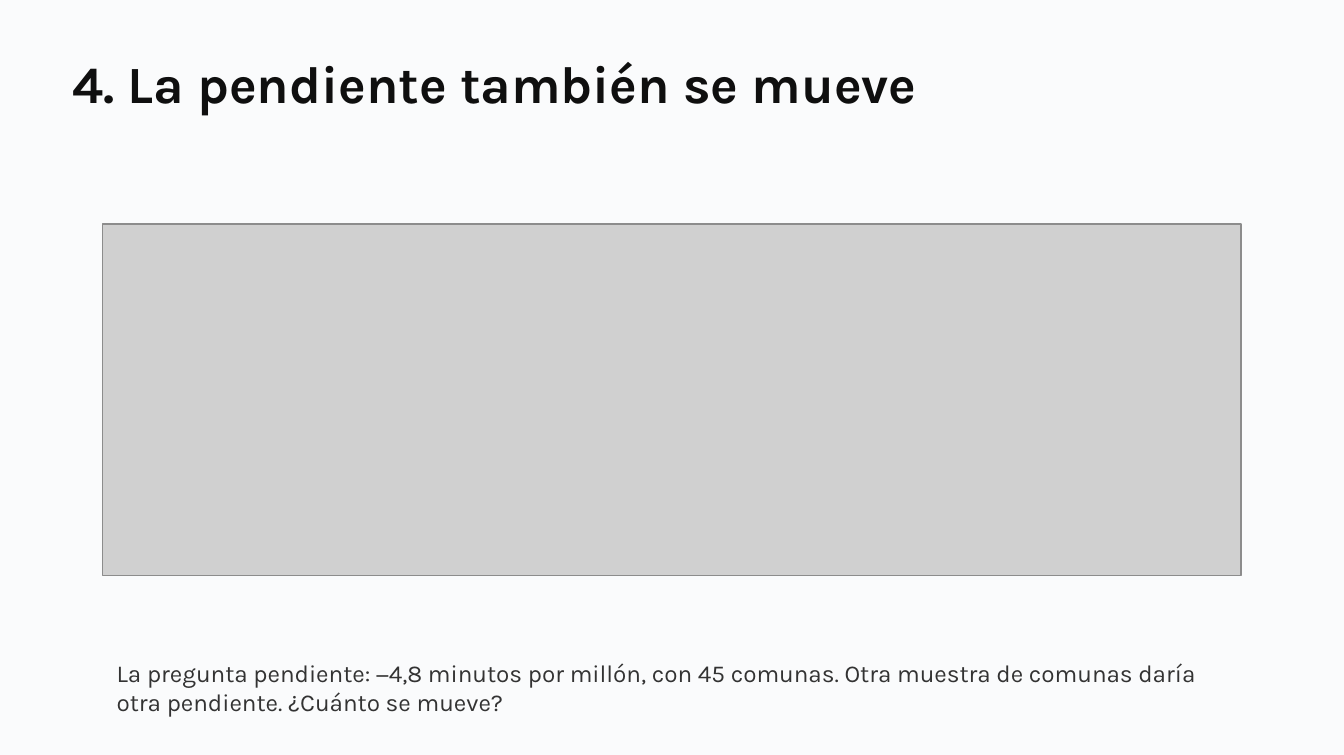
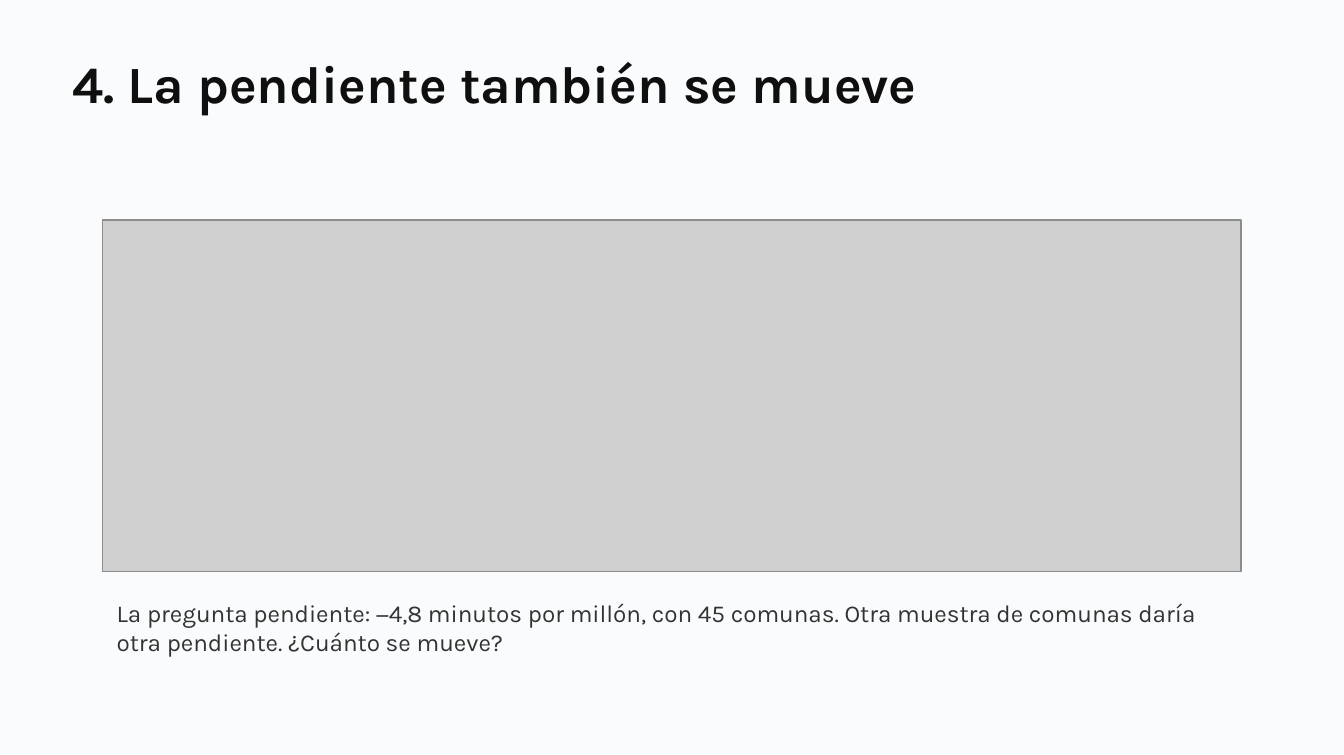
Before and after one commit to daniopitz/diplomado-cdd, a slide deck: slide 20 of presentaciones/clase05_probabilidad_inferencia.pptx. Drawn at 1344x755 pixels with LibreOffice and Linux fonts; fonts in the diff are those of the drawing; grey boxes stand for pictures. Boxes give left, top, right and bottom in pixels: in the first picture for what was removed or moved away, otherwise in the second. Text is boxed around its words. In the diff, an @@ line names an element or a change of style, - is before the commit and + after.

```diff
--- a/presentaciones/clase05_probabilidad_inferencia.pptx
+++ b/presentaciones/clase05_probabilidad_inferencia.pptx
@@ picture: place and size @@
-picture at <box>102,224,1241,575</box>
+picture at <box>102,220,1241,571</box>
@@ text "La pregunta pendiente: −4,8 minutos ...": place and size @@
-text "La pregunta pendiente: −4,8 minutos ..." at <box>117,663,1195,717</box>
+text "La pregunta pendiente: −4,8 minutos ..." at <box>117,603,1195,657</box>
```
Also in this commit, not shown: 33 other slides changed, 2 slides added, 1 other file.
